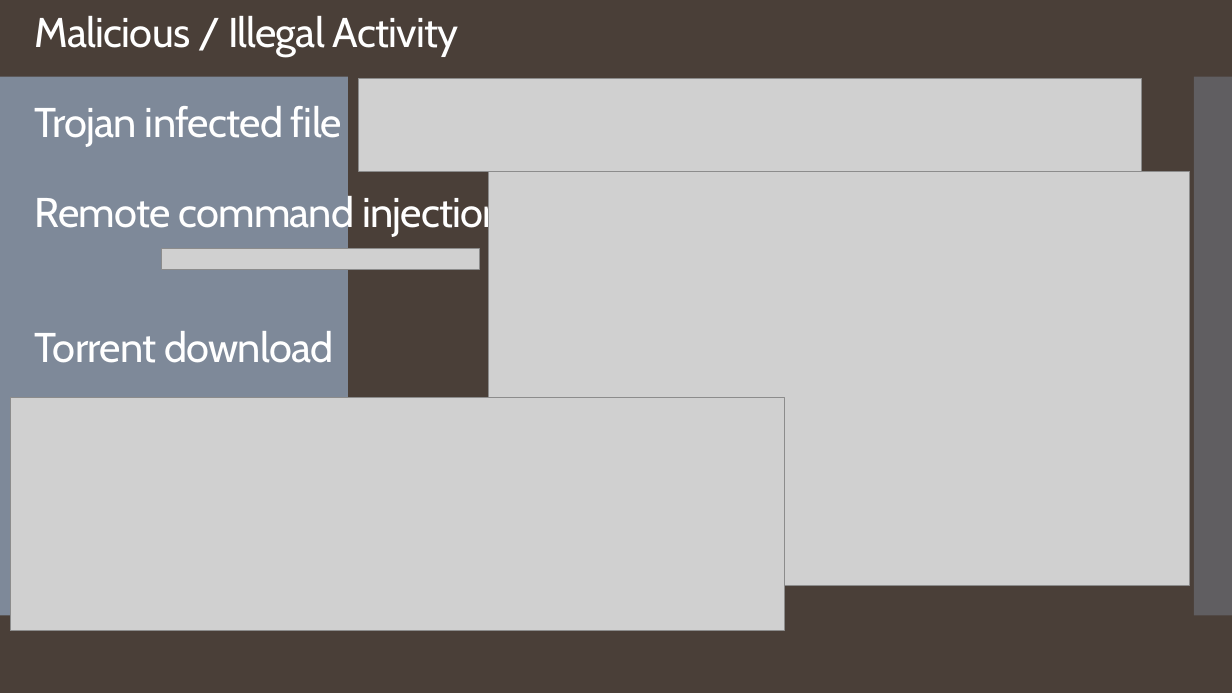
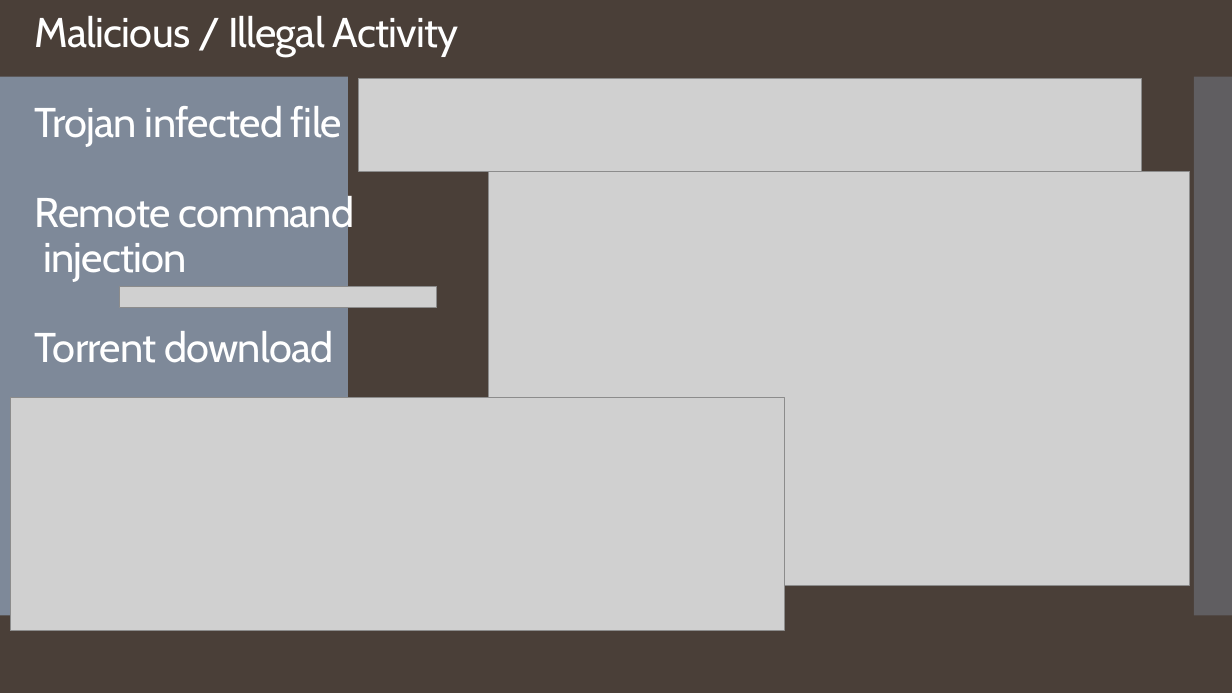
Before and after one commit to forrestaj64/Vulnerabilities-Attack-Defend-Remediate, a slide deck: slide 14 of Overiew-Presentation.pptx (slide 12 before the commit). Drawn at 1232x693 pixels with LibreOffice and Linux fonts; fonts in the diff are those of the drawing; grey boxes stand for pictures. Boxes give left, top, right and bottom in pixels: in the first picture for what was removed or moved away, otherwise in the second. Text is boxed around its words. In the diff, an @@ line names an element or a change of style, - is before the commit and + after.

```diff
--- a/Overiew-Presentation.pptx
+++ b/Overiew-Presentation.pptx
@@ title "Malicious / Illegal Activity Trojan ..." rewrapped from (35, 16, 506, 363) to (35, 16, 459, 363) @@
@@ picture: place and size @@
-picture at (162, 249, 480, 270)
+picture at (119, 287, 437, 308)
```
Also in this commit, not shown: 7 other slides changed, 4 slides added, 2 slides removed.
